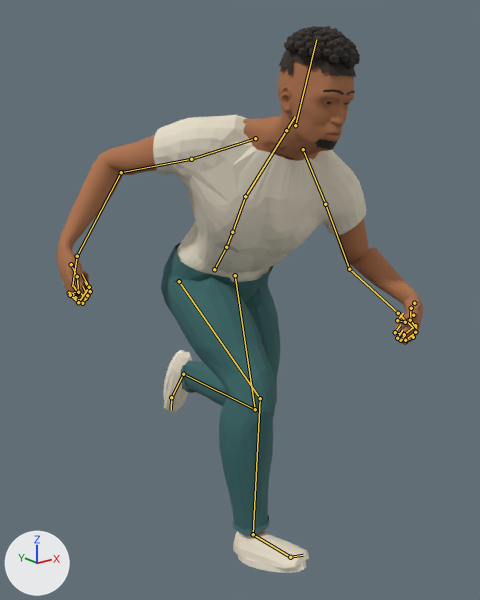
The Blender file assets-src/reference-character/reference_character.blend as it was, and as the next commit left it.
Both versions are drawn from a camera (50 mm lens) standing at (-1.192, -1.626, 1.455) and looking at (-0.017, -0.158, 0.868). The lights are fixed; the arrows at lower left show +X, +Y and +Z. The older version comes first. Both versions are drawn at frame 19 of the action 'Run'; the numbers are the values there. The bones that bend it are drawn over the model as lines.

Objects in the first picture: 'Reference_Character'.
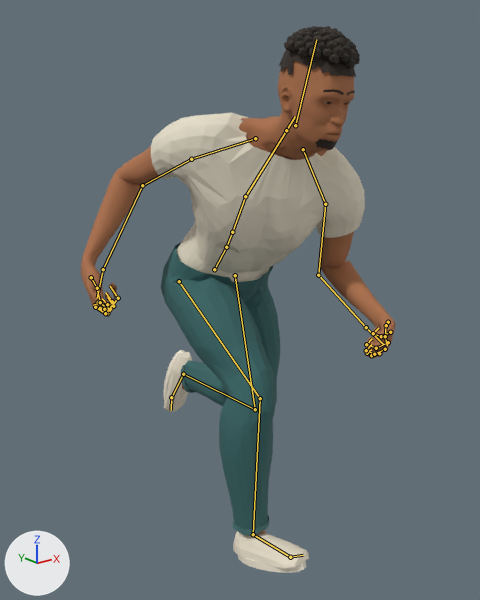
Changed parts and their boxes [x1, y1, x2, y2] in the pictures (480 x 600 px):
'Reference_Character', posed (14% narrower)
    before: [57, 26, 423, 573]
    after: [81, 26, 396, 573]
bone 'mixamorig:LeftArm', root to tip
    before: (325, 204) to (349, 269)
    after: (325, 204) to (318, 275)
bone 'mixamorig:RightArm', root to tip
    before: (191, 159) to (121, 172)
    after: (191, 159) to (142, 185)

The change in detail:
Bone 'mixamorig:LeftArm' (bone_mixamorig_leftarm) turns from (1, 21, 4) to (17, 22, -5) degrees about its own x, y and z.
Bone 'mixamorig:RightArm' (bone_mixamorig_rightarm) turns from (-17, -6, 16) to (-9, -2, 32) degrees about its own x, y and z.
